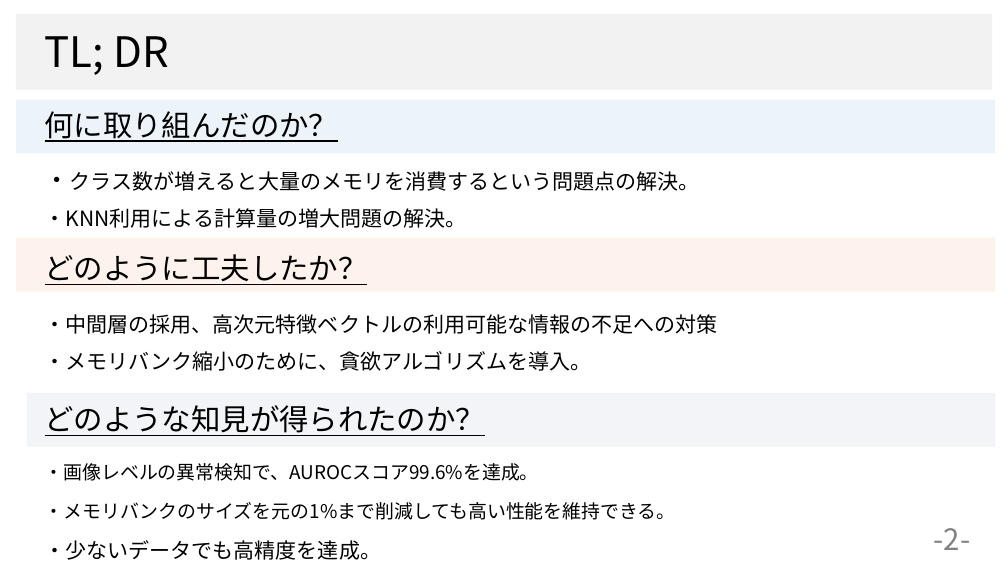
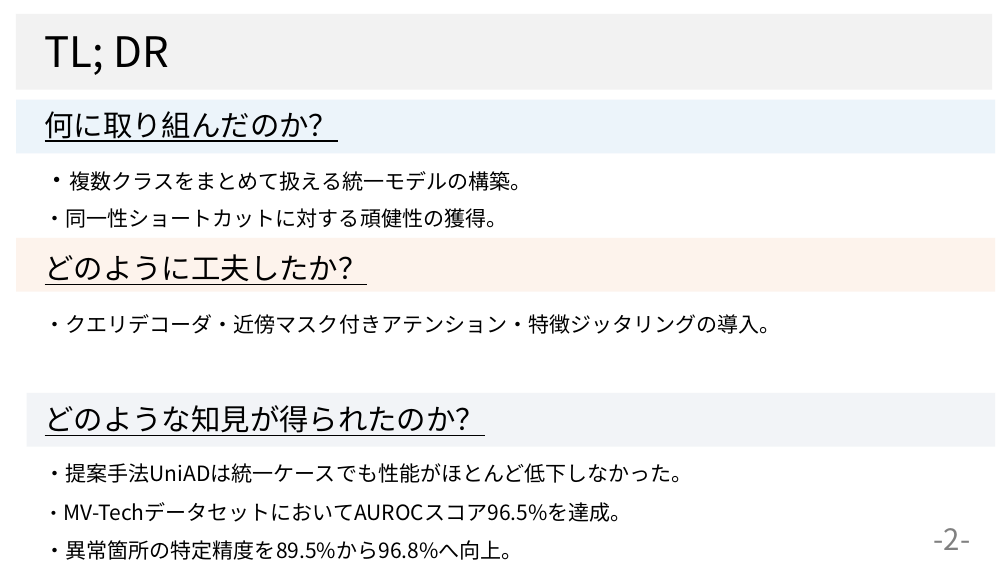
Before and after one commit to dhia-github/haselab-all, a slide deck: slide 2 of 20_発表資料/ゼミ資料/統一モデル_ゼミ資料２.pptx. Drawn at 1008x567 pixels with LibreOffice and Linux fonts; fonts in the diff are those of the drawing; background and template pictures are left out. Boxes give left, top, right and bottom in pixels: in the first picture for what was removed or moved away, otherwise in the second. Text is boxed around its words. In the diff, an @@ line names an element or a change of style, - is before the commit and + after.

```diff
--- a/20_発表資料/ゼミ資料/統一モデル_ゼミ資料２.pptx
+++ b/20_発表資料/ゼミ資料/統一モデル_ゼミ資料２.pptx
@@ text at (x1=45, y1=171, x2=532, y2=191): text changed @@
-・クラス数が増えると大量のメモリを消費するという問題点の解決。
+・複数クラスをまとめて扱える統一モデルの構築。
@@ text at (x1=45, y1=208, x2=508, y2=228): text changed @@
-・KNN利用による計算量の増大問題の解決。
+・同一性ショートカットに対する頑健性の獲得。
@@ text at (x1=45, y1=314, x2=781, y2=334): text changed @@
-・中間層の採用、高次元特徴ベクトルの利用可能な情報の不足への対策
+・クエリデコーダ・近傍マスク付きアテンション・特徴ジッタリングの導入。
@@ text removed at (x1=45, y1=351, x2=592, y2=371) @@
-・メモリバンク縮小のために、貪欲アルゴリズムを導入。
@@ text at (x1=45, y1=463, x2=693, y2=483): text changed; size 18 to 20 pt @@
-・画像レベルの異常検知で、AUROCスコア99.6%を達成。
+・提案手法UniADは統一ケースでも性能がほとんど低下しなかった。
@@ text at (x1=45, y1=502, x2=631, y2=522): text changed; size 18 to 20 pt @@
-・メモリバンクのサイズを元の1%まで削減しても高い性能を維持できる。
+・MV-TechデータセットにおいてAUROCスコア96.5%を達成。
@@ text at (x1=45, y1=540, x2=523, y2=560): text changed @@
-・少ないデータでも高精度を達成。
+・異常箇所の特定精度を89.5%から96.8%へ向上。
```
Also in this commit, not shown: 10 other slides changed, 1 slide added, 2 slides removed.
